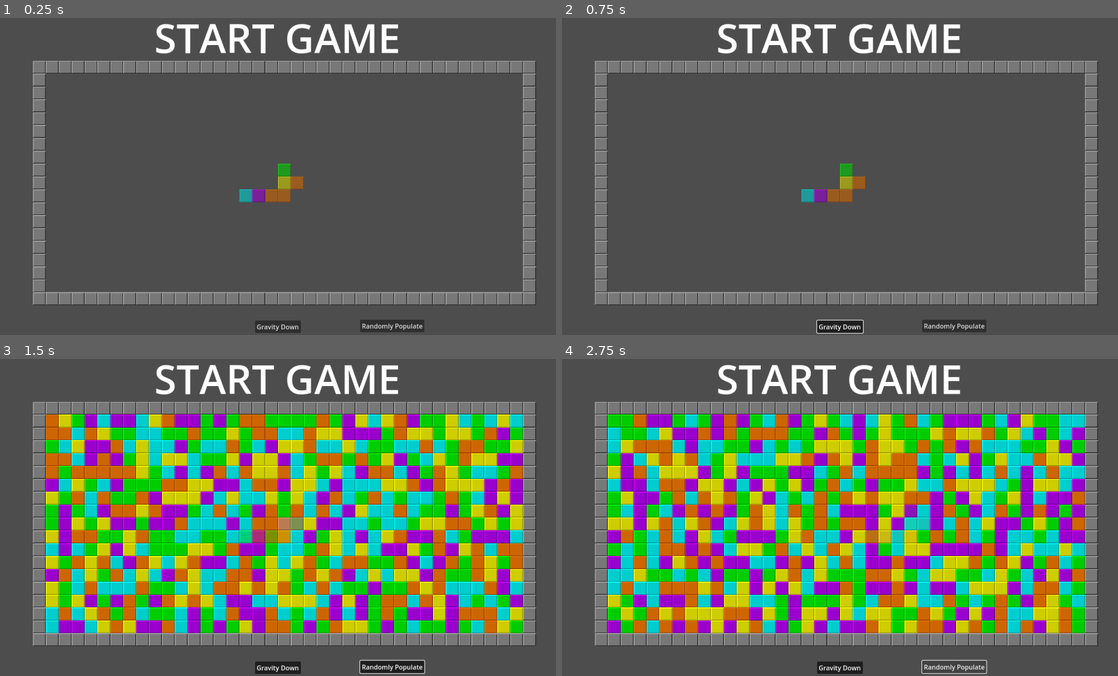
Above: before the commit, frames 1-4 (two rows, left to right).
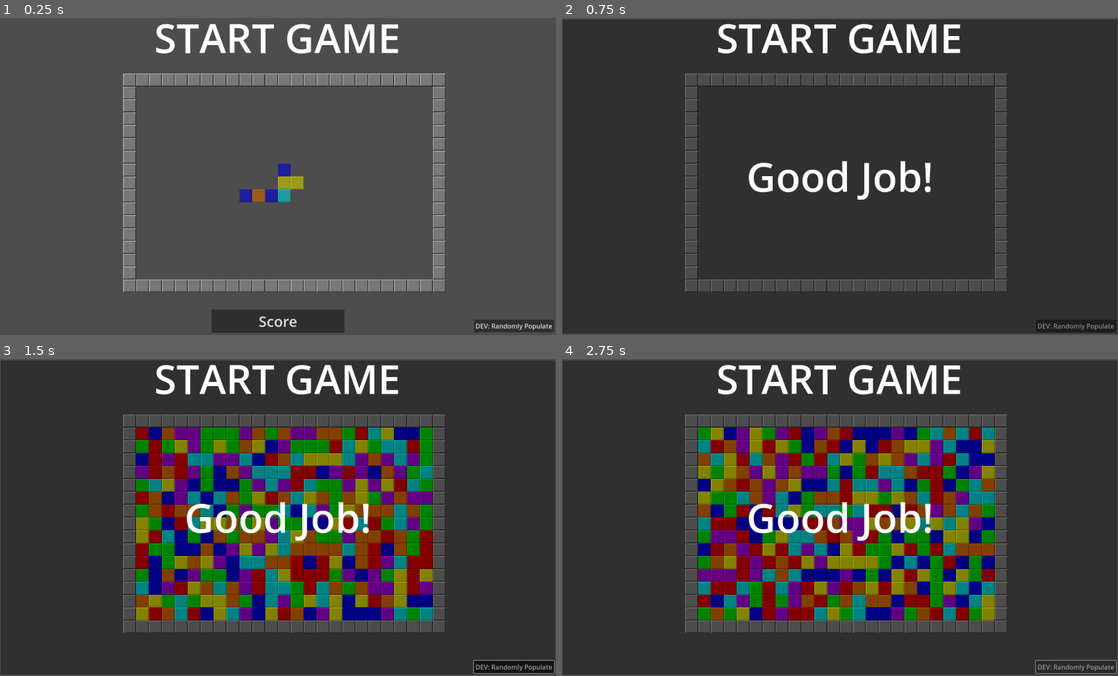
Above: after the commit, the same moments.

Repository: alexcolemandata/game-matcher
Game: Godot game, scene res://main.tscn
Same seed, same stepped clock (60 frames per second), same inputs: the game is played once before the commit and once after it. Sound files missing from this copy of the repository are replaced by a short silence.
Inputs:
- Up to frame 1 (0.25 s): no input
- Up to frame 2 (0.75 s): click "Gravity Down" (after the commit: "Score") at 0.5 s
- Up to frame 3 (1.5 s): click "Randomly Populate" (after the commit: "DEV: Randomly Populate") at 1.25 s
- Up to frame 4 (2.75 s): tap Enter at 2 s; hold Right (right) from 2.03 s (still down); hold S (spawn piece) from 2.03 s (still down)

The runs differ from the first frame. In frame 1, 20% of the frame differs, in the area x 5-100%, y 13-100%; in frame 2, 89%; in frame 3, 95%; in frame 4, 95%, in the area x 0-100%, y 0-100%.

Commit message:
gravity down to end game + get score

Diff:
--- a/Board.gd
+++ b/Board.gd
@@ -3,8 +3,8 @@
 const DEFAULT_LAYER = preload("res://default_layer.tscn")
 const MIN_TILES_TO_SCORE = 3
 const MAX_PIECE_SIZE = 12
-const HEIGHT = 18
-const WIDTH = 38
+const HEIGHT = 16
+const WIDTH = 24
 const MAIN_SOURCE_ID = 0
 
 const PLACABLE_MODULATION = Color(1, 1, 1, 0.6)
@@ -23,8 +23,8 @@
 	YELLOW_TILE,
 	GREEN_TILE,
 	ORANGE_TILE,
-	#BLUE_TILE,
-	#RED_TILE,
+	BLUE_TILE,
+	RED_TILE,
 	PURPLE_TILE
 ]
 
@@ -59,7 +59,7 @@
 	if event.is_action_pressed("spawn piece"):
 		if is_piece_placable():
 			place_piece()
-			clear_scored_pieces()
+			# clear_scored_pieces()
 			spawn_piece()
 	elif event.is_action_pressed("rotate anticlockwise"):
 		rotate_anticlockwise()
@@ -346,7 +346,11 @@
 	AudioManager.create_2d_audio_at_location(
 		Vector2(0,0),
 		SoundEffect.SOUND_EFFECT_TYPE.GRAVITY)
+	%GravityDownButton.queue_free()
+	active_piece.clear()
+	clear_scored_pieces()
 	gravity_down()
+
 
 
 func gravity_down() -> void:
@@ -408,6 +412,7 @@
 		gravity_down()
 	else:
 		num_gravity_repeats = 0
+		%GameOver.visible = true
 	pass
 
 func sort_vectors_lowest_to_highest(a: Vector2i, b: Vector2i) -> bool:
--- a/main.tscn
+++ b/main.tscn
@@ -1,7 +1,10 @@
-[gd_scene load_steps=3 format=3 uid="uid://gqk581qj7hub"]
+[gd_scene load_steps=4 format=3 uid="uid://gqk581qj7hub"]
 
 [ext_resource type="Script" path="res://Board.gd" id="1_fd0w8"]
 [ext_resource type="AudioStream" uid="uid://ccelco8puwjvb" path="res://assets/Puzzle-Game-5_Looping.mp3" id="2_ydyxf"]
+
+[sub_resource type="StyleBoxFlat" id="StyleBoxFlat_wpfd3"]
+bg_color = Color(0, 0, 0, 0.368627)
 
 [node name="Main" type="Node2D"]
 
@@ -13,30 +16,22 @@
 zoom = Vector2(1.015, 1.015)
 position_smoothing_enabled = true
 
-[node name="Score" type="Label" parent="."]
+[node name="GravityDownButton" type="Button" parent="."]
 unique_name_in_owner = true
-offset_left = -307.0
-offset_top = -414.0
-offset_right = 304.0
-offset_bottom = -277.0
-theme_override_font_sizes/font_size = 100
-text = "START GAME"
-
-[node name="GravityDownButton" type="Button" parent="."]
-offset_left = -57.0
-offset_top = 358.0
-offset_right = 57.0
+offset_left = -165.0
+offset_top = 331.0
+offset_right = 165.0
 offset_bottom = 389.0
-toggle_mode = true
-text = "Gravity Down"
+theme_override_font_sizes/font_size = 36
+text = "Score"
 
 [node name="RandomlyPopulateButton" type="Button" parent="."]
-offset_left = 204.0
+offset_left = 486.0
 offset_top = 356.0
-offset_right = 363.0
+offset_right = 685.0
 offset_bottom = 387.0
 toggle_mode = true
-text = "Randomly Populate"
+text = "DEV: Randomly Populate"
 
 [node name="Timer" type="Timer" parent="."]
 unique_name_in_owner = true
@@ -49,5 +44,36 @@
 autoplay = true
 parameters/looping = true
 
+[node name="GameOver" type="Label" parent="."]
+unique_name_in_owner = true
+visible = false
+anchors_preset = 8
+anchor_left = 0.5
+anchor_top = 0.5
+anchor_right = 0.5
+anchor_bottom = 0.5
+offset_left = -688.0
+offset_top = -390.0
+offset_right = 688.0
+offset_bottom = 390.0
+grow_horizontal = 2
+grow_vertical = 2
+theme_override_font_sizes/font_size = 100
+theme_override_styles/normal = SubResource("StyleBoxFlat_wpfd3")
+text = "Good Job!"
+horizontal_alignment = 1
+vertical_alignment = 1
+
+[node name="Score" type="Label" parent="."]
+unique_name_in_owner = true
+offset_left = -307.0
+offset_top = -414.0
+offset_right = 304.0
+offset_bottom = -277.0
+theme_override_font_sizes/font_size = 100
+text = "START GAME"
+horizontal_alignment = 1
+vertical_alignment = 1
+
 [connection signal="pressed" from="GravityDownButton" to="LayerHolder" method="_on_button_pressed"]
 [connection signal="pressed" from="RandomlyPopulateButton" to="LayerHolder" method="_on_randomly_populate_button_pressed"]
